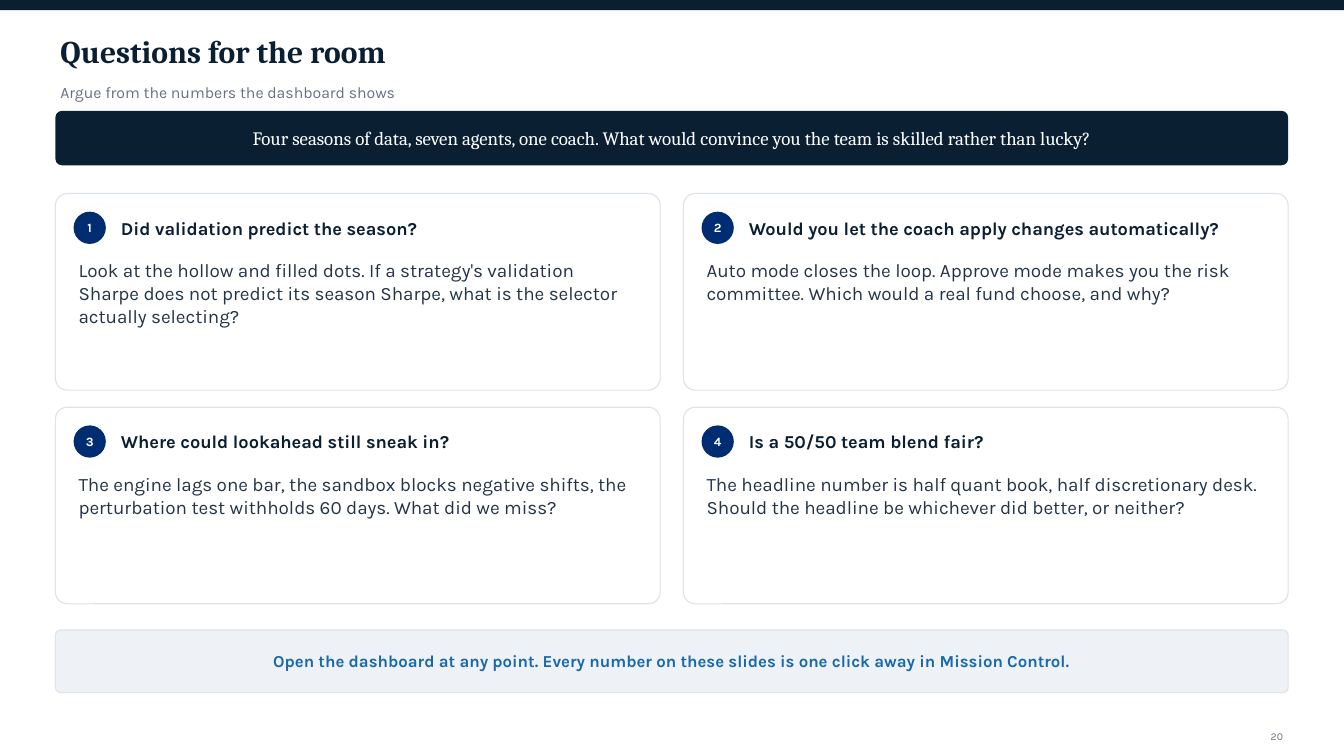
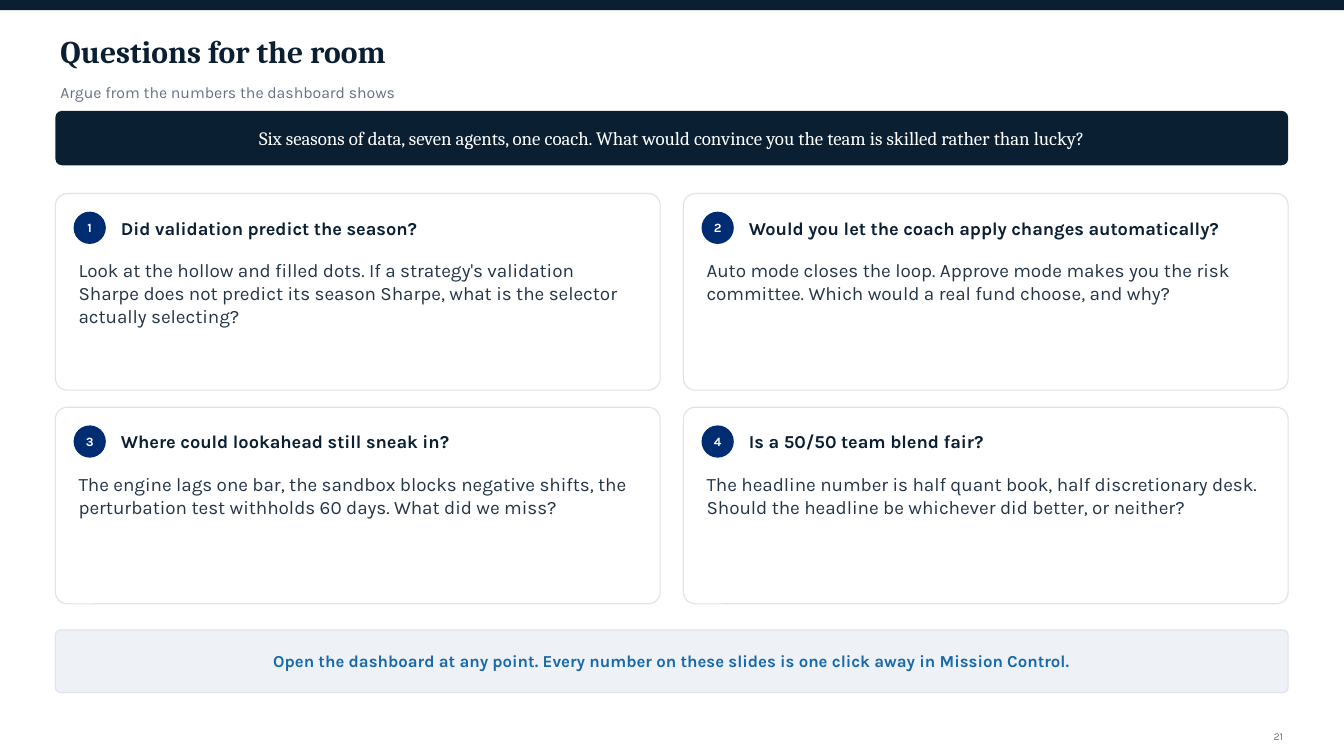
Before and after one commit to jimkliew/aiInvesting, a slide deck: slide 21 of docs/slides/aiInvesting-slides.pptx (slide 20 before the commit). Drawn at 1344x756 pixels with LibreOffice and Linux fonts; fonts in the diff are those of the drawing. Boxes give left, top, right and bottom in pixels: in the first picture for what was removed or moved away, otherwise in the second. Text is boxed around its words. In the diff, an @@ line names an element or a change of style, - is before the commit and + after.

Commit message:
Recorded 6-season run, live screenshots, rebuilt slides with real results; coach told which personas are active

```diff
--- a/docs/slides/aiInvesting-slides.pptx
+++ b/docs/slides/aiInvesting-slides.pptx
@@ text in rounded rectangle at <box>259,131,1084,149</box>: text changed @@
-Four seasons of data, seven agents, one coach. What would convince you the team is skilled rather than lucky?
+Six seasons of data, seven agents, one coach. What would convince you the team is skilled rather than lucky?
@@ text at <box>1274,733,1284,740</box>: text changed @@
-20
+21
```
Also in this commit, not shown: 8 other slides changed, 1 slide added, 51 other files.
